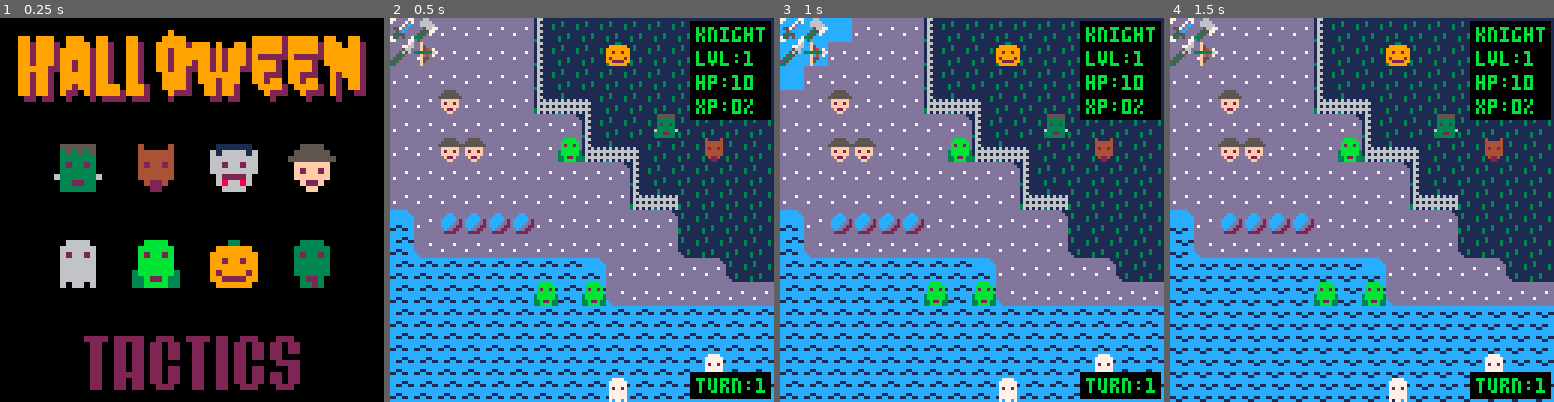
Above: before the commit, frames 1-4 (left to right).
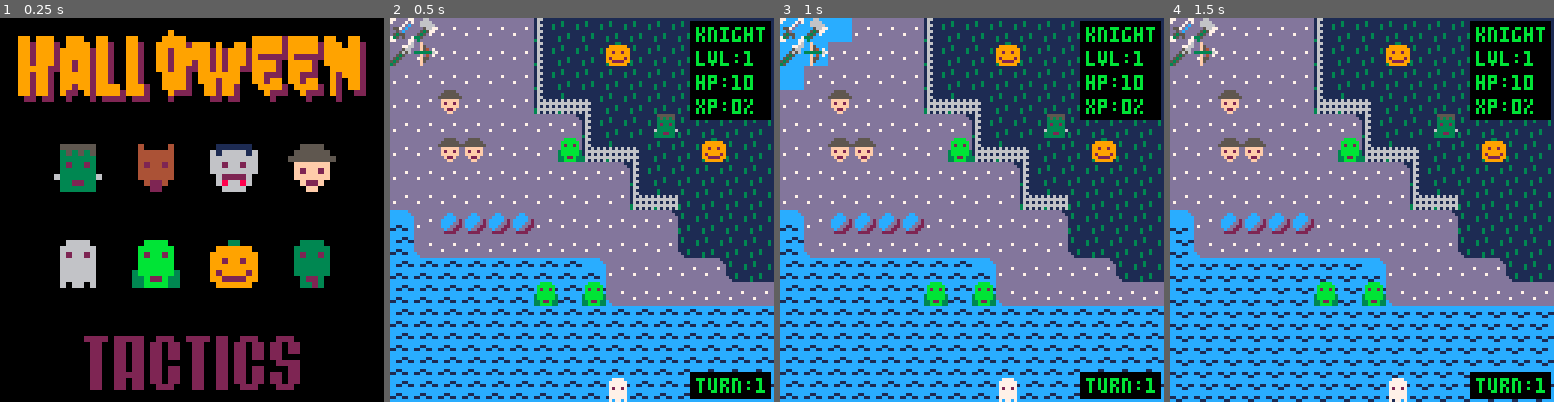
Above: after the commit, the same moments.

Repository: cstephen/PICO-8-Tactics
Game: PICO-8 cartridge tactics.p8
Two runs of this game, one before a commit and one after it. Both use one fixed random seed, a clock stepped at 60 frames per second and the inputs below.
Inputs:
- Up to frame 1 (0.25 s): no input
- Up to frame 2 (0.5 s): tap X (X key) at 0.33 s
- Up to frame 3 (1 s): tap O (Z key) at 0.7 s
- Up to frame 4 (1.5 s): tap X (X key) at 1.07 s

Frame 1 is identical in both runs. In frame 2, 0.5% of the frame differs, in the area x 81-88%, y 31-93%; in frame 3, 0.5%; in frame 4, 0.5%.

Commit message:
Make more interesting tree patterns on lower riverbank.

Diff:
--- a/tactics.p8
+++ b/tactics.p8
@@ -1640,13 +1640,13 @@
 c0c08080c0cccacacacacacacacacacacacacacacadddcdcdcdcdc83dcdcdc83dcdcdc83dcdcdc83dcdcdcdcdcdcdcded8cacacacacacaf0f0f0f0cacacacacacacacacacacacacacacacacacacacacacad6dfe2e8e5e5e5e5e5e5e5e5e5e5e5e5e5e5e5e59593939396e1dcdcdce0d4cacacad6dfdcdce2e8e5e5e5e5e5e5e5
 c0c0c0c0c8cacacacacacacacacacacacacacacadadcdcdcdcdcdcdcdcdcdcdcdcdcdcdcdcdcdcdcdcdcdcdcdce6e7e3dcdcdcdcdcdcdcf0f0f0f0cacacacacacacacacacacacacacacacacacacacacacacad6dfe2e8e5e5e5e5e5e5e5e5e5e5e5e593939396e1dcdcdce0d4cacacacacacacacacacad6dfdcdce2e8e5e5e5e5
 80c0cccacacacacacacacacacacacacacacadddcdcdcdcdcdcdcdcdcdcdcdcdcdcdcdcdcdcdcdcdcdcdcdcdce4e5e5e5e5e5e5e5e5e5e5f0f0f0f0dcdcdcdcdcded8cacacacacacacacacacacacacacacacacad6dfdce2e8e5e5e5e5e5e5e5e5e5e5e1dcdcdcdcd4cacacacacacacacacacacacacacacacacad6dfe2e5e5e5e5
-c0c8cacacacacacacacacacacacacacacadadcdcdcdcdcdc83dcdcdc83dcdcdc83dcdcdc83dcdcdcdcdce6e5e5e5e584e5e5e584e5e5e5e5e5e5e5e5e5e7e3dcdcdcdcded8cacacacacacacacacacacacacacacacad6dce2e5e5e5e5e5e5e5e5e5e5e3dcdcdcdcd8cacacacacacacacacacacacacacacacacacad6dce8e5e5e5
-cacacacacacacacacacacacacacacadddcdcdcdcdcdcdc83dcdcdc83dcdcdc83dcdcdc83dcdcdcdcdce4e5e5e5e584e584e584e584e5e5e5e5e5e5e5e5e5e5e5e7e3dcdcded8cacacacacacacacacacacacacacacacadfdce8e5e5e5e5e5e5e5e5e5e5e7e3dcdcdcdcded8cacacacacacacacacacacacacacacacadce2e5e5e5
-cacacacacacacacacacacacacacadadcdcdcdcdcdcdcdcdcdcdcdcdcdcdcdcdcdcdcdcdcdcdcdcdce6e5e5e5e5e5e584e5e5e584e5e5e5e5e5e5e5e5e5e5e5e5e5e5e5e7e3dcded8cacacacacacacacacacacacacacad6dce2e8e5e5e5e5e5e5e5e5e5e5e5e5e5e5e7e3dcdcdcdcdcdcded8cacacacacacacacacadcdce5e5e5
+c0c8cacacacacacacacacacacacacacacadadcdcdcdcdcdc83dcdcdc83dcdcdc83dcdcdc83dcdcdcdcdce6e5e5e5e5e584e5e5e584e5e5e5e5e5e5e5e5e7e3dcdcdcdcded8cacacacacacacacacacacacacacacacad6dce2e5e5e5e5e5e5e5e5e5e5e3dcdcdcdcd8cacacacacacacacacacacacacacacacacacad6dce8e5e5e5
+cacacacacacacacacacacacacacacadddcdcdcdcdcdcdc83dcdcdc83dcdcdc83dcdcdc83dcdcdcdcdce4e5e5e5e5e584e584e584e584e5e5e5e5e5e5e5e5e5e5e7e3dcdcded8cacacacacacacacacacacacacacacacadfdce8e5e5e5e5e5e5e5e5e5e5e7e3dcdcdcdcded8cacacacacacacacacacacacacacacacadce2e5e5e5
+cacacacacacacacacacacacacacadadcdcdcdcdcdcdcdcdcdcdcdcdcdcdcdcdcdcdcdcdcdcdcdcdce6e5e5e5e5e5e5e5e5e5e5e5e5e5e5e5e5e5e5e5e5e5e5e5e5e5e5e7e3dcded8cacacacacacacacacacacacacacad6dce2e8e5e5e5e5e5e5e5e5e5e5e5e5e5e5e7e3dcdcdcdcdcdcded8cacacacacacacacacadcdce5e5e5
 cacacacacacacacacacacadadddcdcdcdcdcdcdcdc83dcdcdc83dcdcdc83dcdcdc83dcdcdcdcdce4e5e5e5e5e5e5e5e5e5e5e5e5e5e5e5e5e5e5e5e5e5e5e5e5e5e5e5e5e7e3dcdcded8cacacacacacacacacacacacacadfdce2e5e5e5e5e5e5e5e5e5e5e5e5e5e5e593939393939392e3dcdcdcded8cacacacadadce4e5e5e5
-cacacacacacacacacadddcdcdcdcdcdcdcdcdcdc83dcdcdc83dcdcdc83dcdcdc83dcdcdcdce6e5e5e5e5e5e5e5e5e584e5e5e584e5e5e5e5e5e5e5e5e5e5e5e5e584e5e5e5e5e7e3dcded8cacacacacacacacacacacacad6dcdce8e5e5e5e5e5e5e5e5e5e5e5e5e5e5e5e5e5e5e5e59193939392e3dcdcdcdcdcdce4e6e5e5e5
-cacacacacacacacadadcdcdcdcdcdcdcdcdcdc83dcdcdc83dcdcdc83dcdcdc83dcdcdcdce4e5e5e5e5e5e5e5e5e584e584e584e584e5e5e5e5e5e5e5e5e5e5e584e584e5e5e5e5e7e3dcdcded8cacacacacacacacacacacadcdce2e5e5e5e5e5e5e5e5e5e5e5e5e5e5e5e5e5e5e5e5e5e5e5e5919393939393939393e5e5e5e5
-cacacacacacadddcdcdcdcdcdcdcdcdcdcdcdcdcdcdcdcdcdcdcdcdcdcdcdcdcdcdce6e5e5e5e5e5e5e5e5e5e5e5e584e5e5e584e5e5e5e5e5e5e5e5e5e5e5e5e584e5e5e5e5e5e5e7e3dcdcded8cacacacacacacacacacadcdcdce5e5e5e5e5e5e5e5e5e5e5e5e5e5e5e5e5e5e5e5e5e5e5e5e5e5e5e5e5e5e5e5e5e5e5e5e5
+cacacacacacacacacadddcdcdcdcdcdcdcdcdcdc83dcdcdc83dcdcdc83dcdcdc83dcdcdcdce6e5e5e5e5e5e5e5e5e5e5e5e5e5e5e5e5e5e5e5e5e5e5e5e5e5e584e584e5e5e5e7e3dcded8cacacacacacacacacacacacad6dcdce8e5e5e5e5e5e5e5e5e5e5e5e5e5e5e5e5e5e5e5e59193939392e3dcdcdcdcdcdce4e6e5e5e5
+cacacacacacacacadadcdcdcdcdcdcdcdcdcdc83dcdcdc83dcdcdc83dcdcdc83dcdcdcdce4e5e5e5e5e5e5e5e5e5e584e584e584e584e5e5e5e5e5e5e5e5e5e5e584e5e5e5e5e5e7e3dcdcded8cacacacacacacacacacacadcdce2e5e5e5e5e5e5e5e5e5e5e5e5e5e5e5e5e5e5e5e5e5e5e5e5919393939393939393e5e5e5e5
+cacacacacacadddcdcdcdcdcdcdcdcdcdcdcdcdcdcdcdcdcdcdcdcdcdcdcdcdcdcdce6e5e5e5e5e5e5e5e5e5e5e5e5e584e5e5e584e5e5e5e5e5e5e5e5e5e5e584e584e5e5e5e5e5e7e3dcdcded8cacacacacacacacacacadcdcdce5e5e5e5e5e5e5e5e5e5e5e5e5e5e5e5e5e5e5e5e5e5e5e5e5e5e5e5e5e5e5e5e5e5e5e5e5
 cacacacacacadcdcdcdcdcdcdcdcdcdcdcdcdcdcdcdcdcdcdcdcdcdcdcdcdcdcdcdce5e5e5e5e5e5e5e5e5e5e5e5e5e5e5e5e5e5e5e5e5e5e5e5e5e5e5e5e5e5e5e5e5e5e5e5e5e5e5e5e7dcdcdecacacacacacacacacacadcdcdce5e5e5e5e5e5e5e5e5e5e5e5e5e5e5e5e5e5e5e5e5e5e5e5e5e5e5e5e5e5e5e5e5e5e5e5e5
 
 
